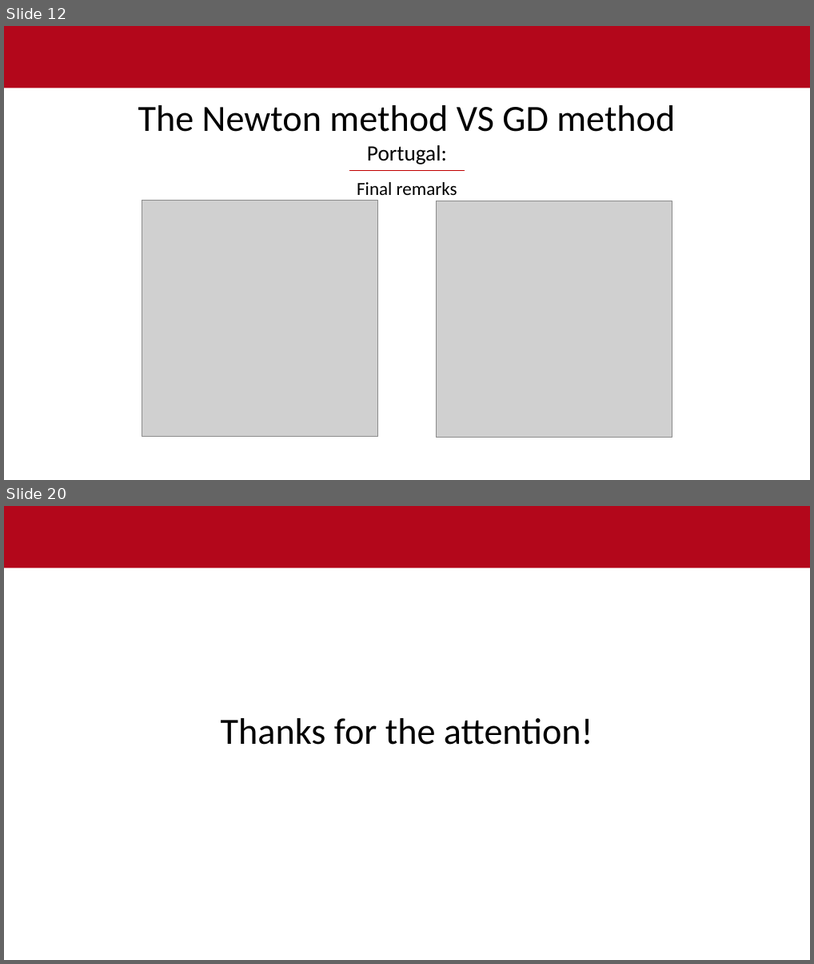
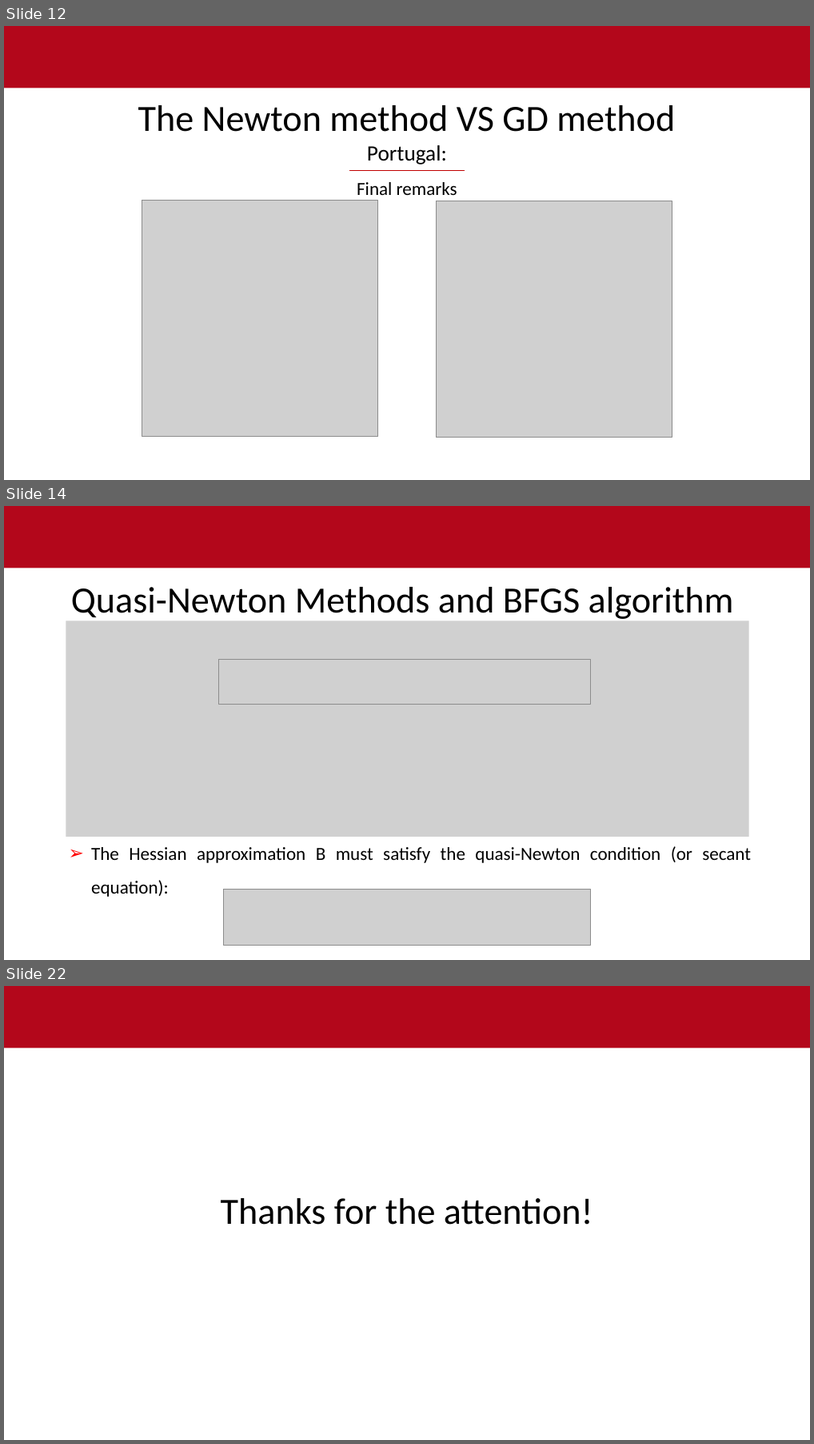
Before and after one commit to ibrahimuali/CompMath, a slide deck: power point - gradient descent newton lm.pptx. Shown one above the other, each under a label of ours: slides 12 and 20 before the commit, slides 12, 14 and 22 after it; the slides between them are not shown. The pictures are 814x964 and 814x1444 pixels, drawn with LibreOffice and Linux fonts; fonts in the diff are those of the drawing; grey boxes stand for pictures; background and template pictures are left out. Boxes give left, top, right and bottom in pixels: in the first picture for what was removed or moved away, otherwise in the second. Text is boxed around its words. In the diff, an @@ line names an element or a change of style, - is before the commit and + after.

```diff
--- a/power point - gradient descent newton lm.pptx
+++ b/power point - gradient descent newton lm.pptx
@@ slide 14 added at (4,506,810,960), background #FFFFFF; not listed: 1 template element that a slide beside it also shows @@
@@ text added at (71,587,734,622), 44 pt, text #000000 @@
+Quasi-Newton Methods and BFGS algorithm
@@ picture added at (66,621,750,837) @@
@@ picture added at (219,659,591,704) @@
@@ text added at (91,846,751,896), 22 pt, text #000000 @@
+➢ The Hessian approximation B must satisfy the quasi-Newton condition (or secant equation):
@@ picture added at (223,889,591,945) @@
@@ what was slide 20 is now slide 22 @@
```
Also in this commit, not shown: 8 slides changed, 2 other slides added, 1 slide removed.
